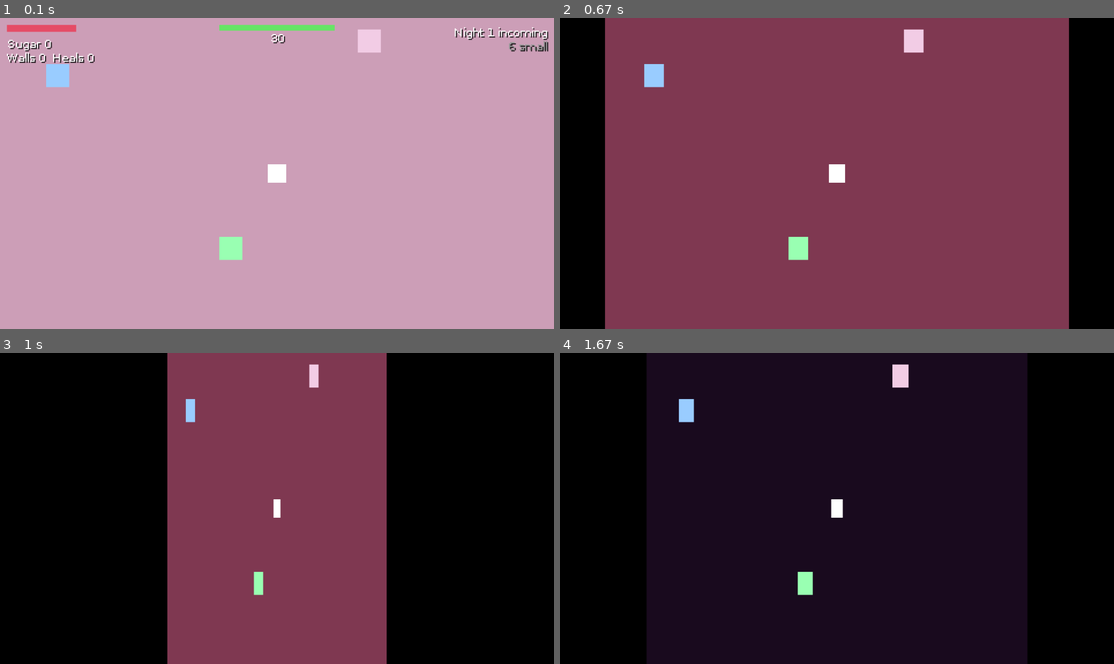
Above: before the commit, frames 1-4 (two rows, left to right).
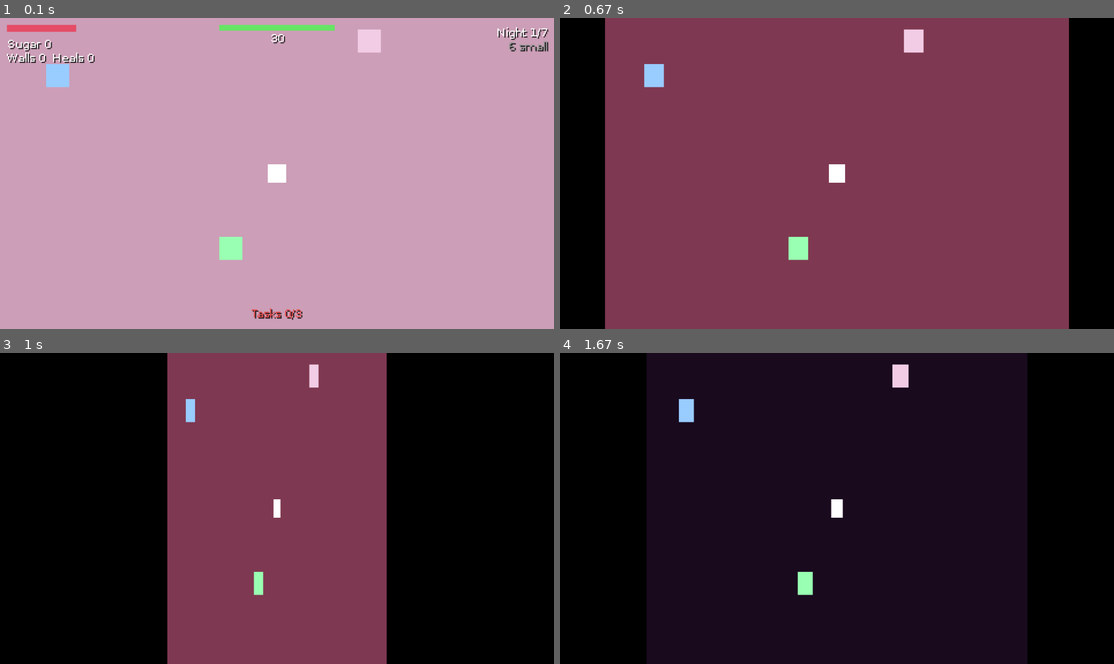
Above: after the commit, the same moments.

Repository: Lallethu/journey-trough-jhell
Game: LÖVE game, started from main.lua
The game is run twice, just before and just after one commit, with the same random seed, the same clock (stepped at 60 frames per second) and the same inputs.
Inputs:
- Up to frame 1 (0.1 s): no input
- Up to frame 2 (0.67 s): tap Enter at 0.33 s
- Up to frame 3 (1 s): no input
- Up to frame 4 (1.67 s): no input

The runs differ from the first frame. In frame 1, 0.5% of the frame differs, in the area x 45-99%, y 2-98%; in frame 2, nothing differs; in frame 3, nothing differs; in frame 4, nothing differs.

Commit message:
Add task counter

Diff:
--- a/src/ui/hud.lua
+++ b/src/ui/hud.lua
@@ -110,6 +110,8 @@
   world:eachOfKind("interactable", tally)
 
   local label = "Tasks " .. done .. "/" .. total
+  text(label, centeredX(label), Screen.height - 20,
+    ratioColor(total > 0 and done / total or 0))
 end
 
 local function timer(timeLeft)
@@ -136,7 +138,7 @@
   love.graphics.setFont(font)
   status(world)
 
-  local title = "Night " .. world.night .. " incoming"
+  local title = "Night " .. world.night .. "/" .. #wavesdata.NIGHTS
   local info = forecast(world.night)
   text(title, Screen.width - MARGIN - font:getWidth(title), MARGIN)
   text(info, Screen.width - MARGIN - font:getWidth(info), MARGIN + 12, GREY)
